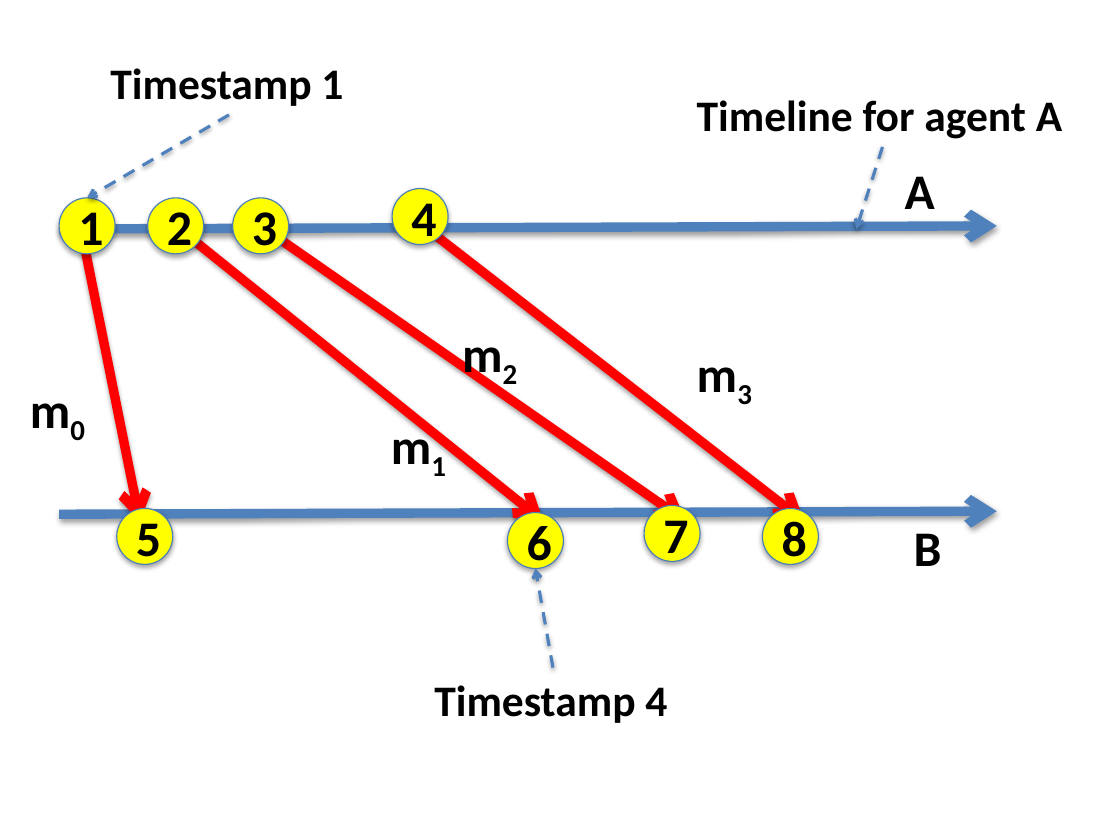
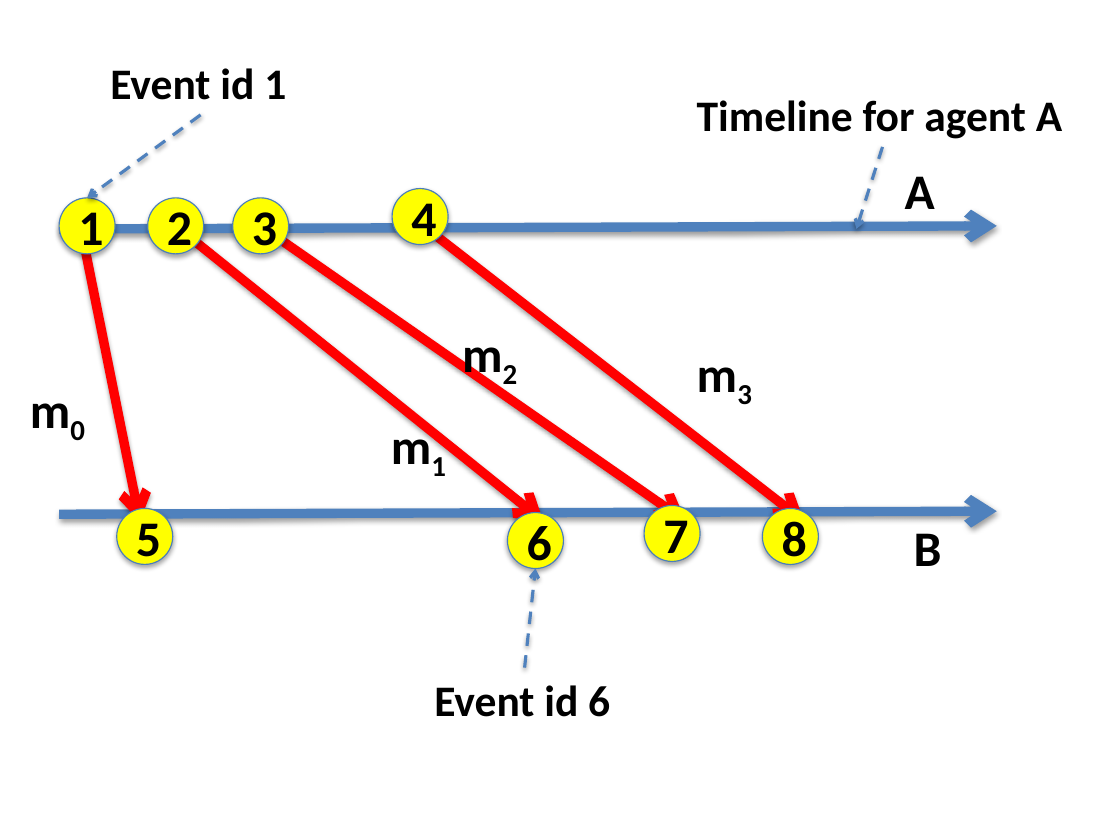
Before and after one commit to kmchandy/kmchandy.github.io, a slide deck: slide 5 of Channels/ChannelsSelfTest.pptx. Drawn at 1120x840 pixels with LibreOffice and Linux fonts; fonts in the diff are those of the drawing. Boxes give left, top, right and bottom in pixels: in the first picture for what was removed or moved away, otherwise in the second. Text is boxed around its words. In the diff, an @@ line names an element or a change of style, - is before the commit and + after.

```diff
--- a/Channels/ChannelsSelfTest.pptx
+++ b/Channels/ChannelsSelfTest.pptx
@@ text at (110, 68, 286, 100): text changed @@
-Timestamp 1
+Event id 1
@@ arrow moved from (228, 115) - (87, 198) to (200, 115) - (87, 198) @@
@@ arrow moved from (553, 668) - (535, 569) to (524, 668) - (535, 569) @@
@@ text at (434, 685, 610, 717): text changed @@
-Timestamp 4
+Event id 6
```
Also in this commit, not shown: 1 other slide changed, 2 other files.
